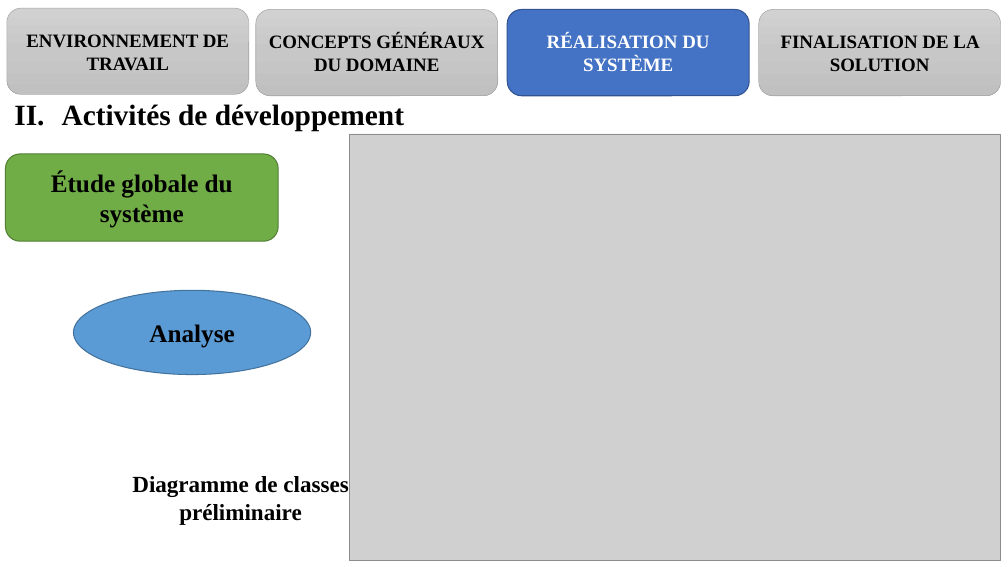
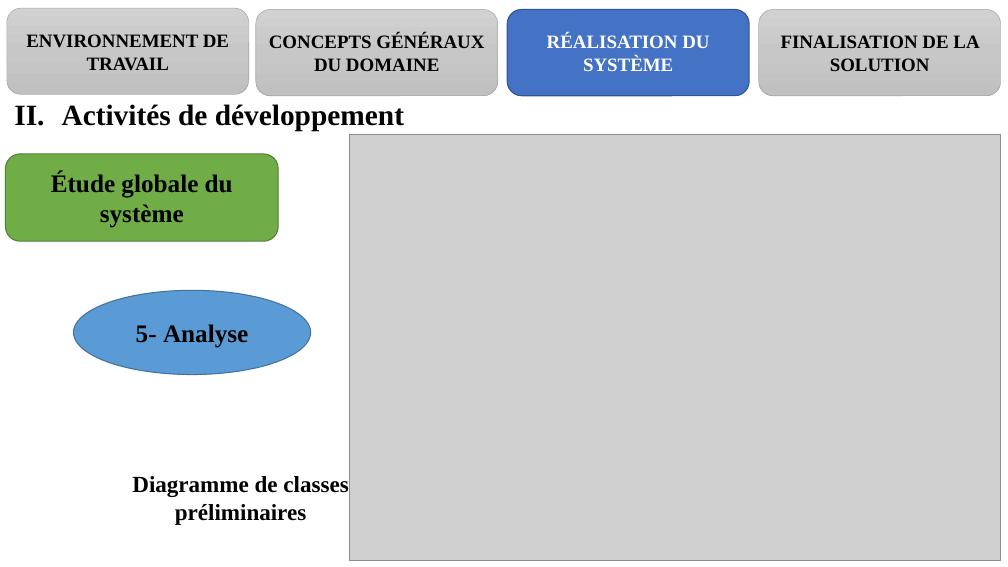
Before and after one commit to melaken/distdocs, a slide deck: slide 20 of Documents/theme/diapo.pptx. Drawn at 1008x567 pixels with LibreOffice and Linux fonts; fonts in the diff are those of the drawing; grey boxes stand for pictures. Boxes give left, top, right and bottom in pixels: in the first picture for what was removed or moved away, otherwise in the second. Text is boxed around its words. In the diff, an @@ line names an element or a change of style, - is before the commit and + after.

```diff
--- a/Documents/theme/diapo.pptx
+++ b/Documents/theme/diapo.pptx
@@ text in ellipse at bbox=[136, 324, 248, 348]: text changed @@
-Analyse
+5- Analyse
@@ text at bbox=[132, 476, 348, 525]: text changed @@
-Diagramme de classes préliminaire
+Diagramme de classes préliminaires
```
Also in this commit, not shown: 12 other slides changed, 35 other files.
